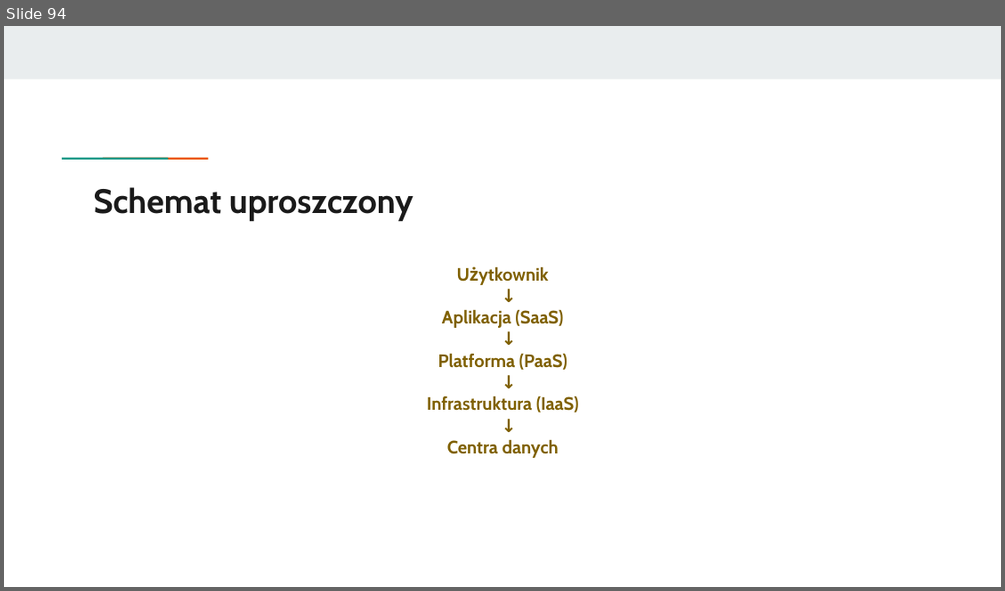
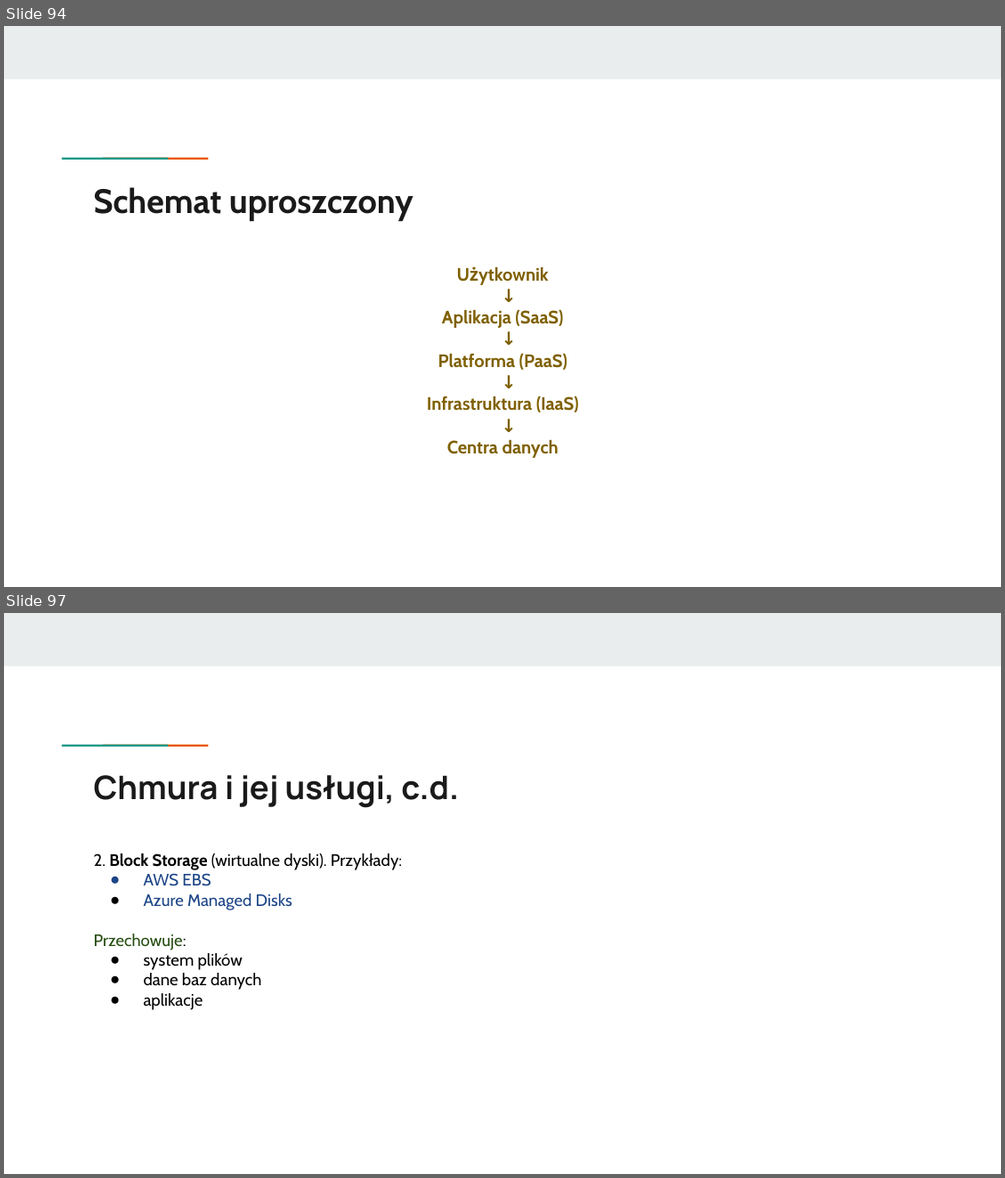
Before and after one commit to KasiaKasia/PRZEDMIOTY, a slide deck: ZASTOSOWANIE_INFORMATYKI/1A-gr_2/Zastosowanie informatyki - 1A gr. 2-plik2.pptx. Shown one above the other, each under a label of ours: slide 94 before the commit, slides 94 and 97 after it; the slides between them are not shown. The pictures are 1005x591 and 1005x1178 pixels, drawn with LibreOffice and Linux fonts; fonts in the diff are those of the drawing. Boxes give left, top, right and bottom in pixels: in the first picture for what was removed or moved away, otherwise in the second. Text is boxed around its words. In the diff, an @@ line names an element or a change of style, - is before the commit and + after.

```diff
--- a/ZASTOSOWANIE_INFORMATYKI/1A-gr_2/Zastosowanie informatyki - 1A gr. 2-plik2.pptx
+++ b/ZASTOSOWANIE_INFORMATYKI/1A-gr_2/Zastosowanie informatyki - 1A gr. 2-plik2.pptx
@@ slide 97 added at (x1=4, y1=613, x2=1001, y2=1174), background #FFFFFF; not listed: 3 template elements that a slide beside it also shows @@
@@ title added at (x1=94, y1=775, x2=459, y2=808), 23.4 pt, text #1A1A1A, bold @@
+Chmura i jej usługi, c.d.
@@ text added at (x1=94, y1=853, x2=326, y2=1010), 12 pt, text #000000 @@
+2. Block Storage (wirtualne dyski). Przykłady:
+● AWS EBS
+● Azure Managed Disks
+Przechowuje:
+● system plików
+● dane baz danych
+● aplikacje
```
Also in this commit, not shown: 13 other slides added, 1 slide removed, 1 other file.
